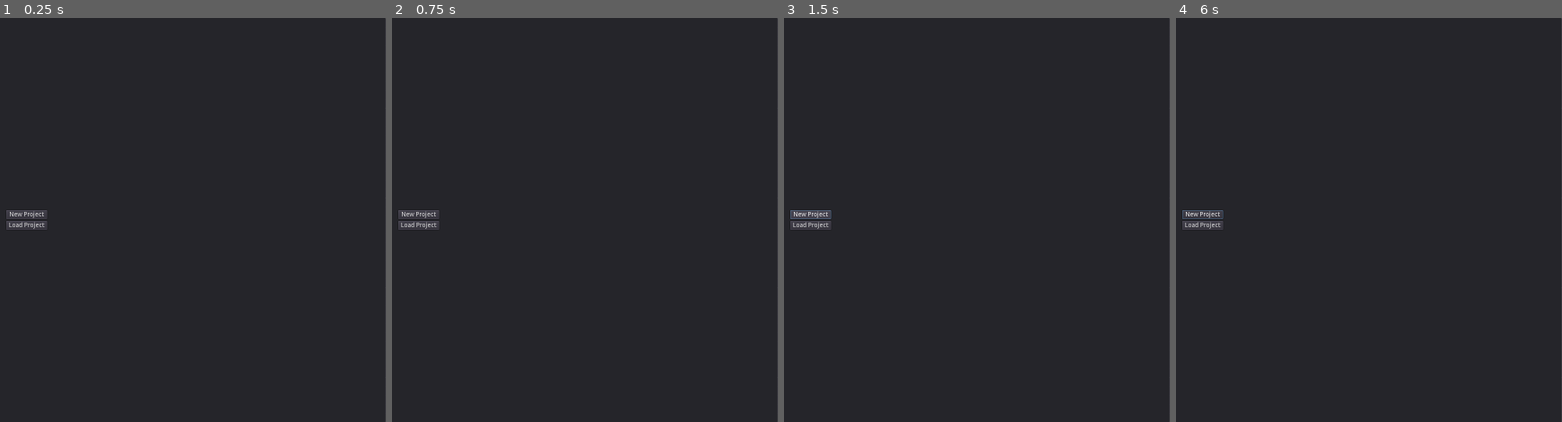
Above: before the commit, frames 1-4 (left to right).
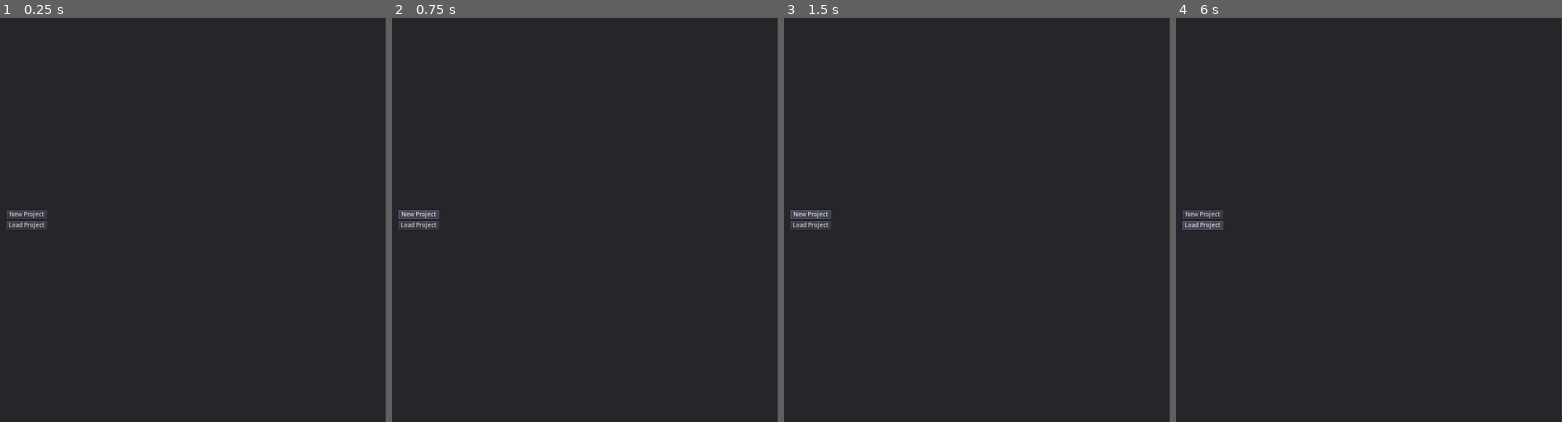
Above: after the commit, the same moments.

Repository: masterhand83/moon_dialogs
Game: Godot game, scene res://GUI/main_view.tscn
Two runs of this game, one before a commit and one after it. Both use one fixed random seed, a clock stepped at 60 frames per second and the inputs below.
Inputs (mouse positions are in pixels of both pictures, inside the frame that each line leads up to):
- Up to frame 1 (0.25 s): no input
- Up to frame 2 (0.75 s): click "Add Dialog" (after the commit: "New Project") at 0.5 s
- Up to frame 3 (1.5 s): click "New Project" at 1.25 s
- Up to frame 4 (6 s): click "New Project" at 2 s; click (outside the picture) at 2.77 s; click (outside the picture) at 3.52 s; click (outside the picture) at 4.27 s; click (outside the picture) at 5.02 s; click "Add initial Dialog" (after the commit: "Load Project") at 5.75 s

The runs differ from the first frame. In frame 2, less than 0.1% of the frame differs, in the area x 1-13%, y 47-50%; in frame 3, less than 0.1%; in frame 4, 0.1%, in the area x 1-13%, y 47-53%.

Commit message:
added return to menu button

Diff:
--- /dev/null
+++ b/GUI/main_view.gd
@@ -0,0 +1,2 @@
+extends Control
+onready var current_view = $MainMenu
--- a/GUI/main_view.tscn
+++ b/GUI/main_view.tscn
@@ -1,15 +1,18 @@
-[gd_scene load_steps=3 format=2]
+[gd_scene load_steps=4 format=2]
 
 [ext_resource path="res://main_menu/main_menu.tscn" type="PackedScene" id=1]
 [ext_resource path="res://editor_menu/editor_menu.tscn" type="PackedScene" id=2]
+[ext_resource path="res://GUI/main_view.gd" type="Script" id=3]
 
 [node name="MainView" type="Control"]
 anchor_right = 1.0
 anchor_bottom = 1.0
+script = ExtResource( 3 )
 __meta__ = {
 "_edit_use_anchors_": false
 }
 
 [node name="EditorMenu" parent="." instance=ExtResource( 2 )]
+visible = false
 
 [node name="MainMenu" parent="." instance=ExtResource( 1 )]
--- a/editor_menu/editor_menu.tscn
+++ b/editor_menu/editor_menu.tscn
@@ -23,25 +23,31 @@
 }
 
 [node name="Button" type="Button" parent="VBoxContainer"]
-margin_top = 75.0
+margin_top = 60.0
 margin_right = 185.0
-margin_bottom = 95.0
+margin_bottom = 80.0
 text = "Add Dialog"
 
 [node name="Button2" type="Button" parent="VBoxContainer"]
-margin_top = 105.0
+margin_top = 90.0
 margin_right = 185.0
-margin_bottom = 125.0
+margin_bottom = 110.0
 text = "Add initial Dialog"
 
 [node name="Button3" type="Button" parent="VBoxContainer"]
-margin_top = 135.0
+margin_top = 120.0
 margin_right = 185.0
-margin_bottom = 155.0
+margin_bottom = 140.0
 text = "Add action"
 
 [node name="Button4" type="Button" parent="VBoxContainer"]
-margin_top = 165.0
+margin_top = 150.0
 margin_right = 185.0
-margin_bottom = 185.0
+margin_bottom = 170.0
 text = "add event"
+
+[node name="Button5" type="Button" parent="VBoxContainer"]
+margin_top = 180.0
+margin_right = 185.0
+margin_bottom = 200.0
+text = "return to menu"
